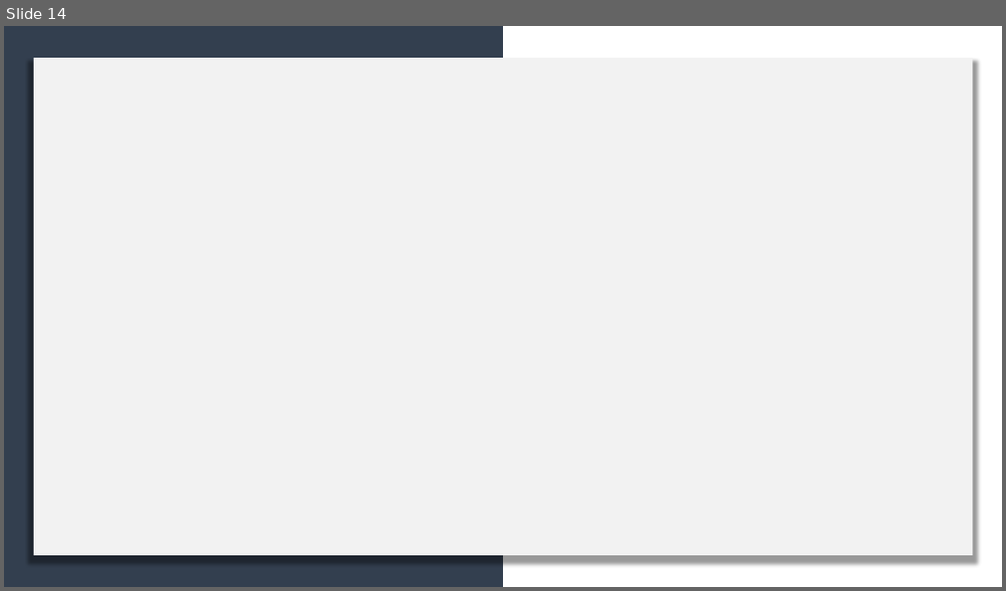
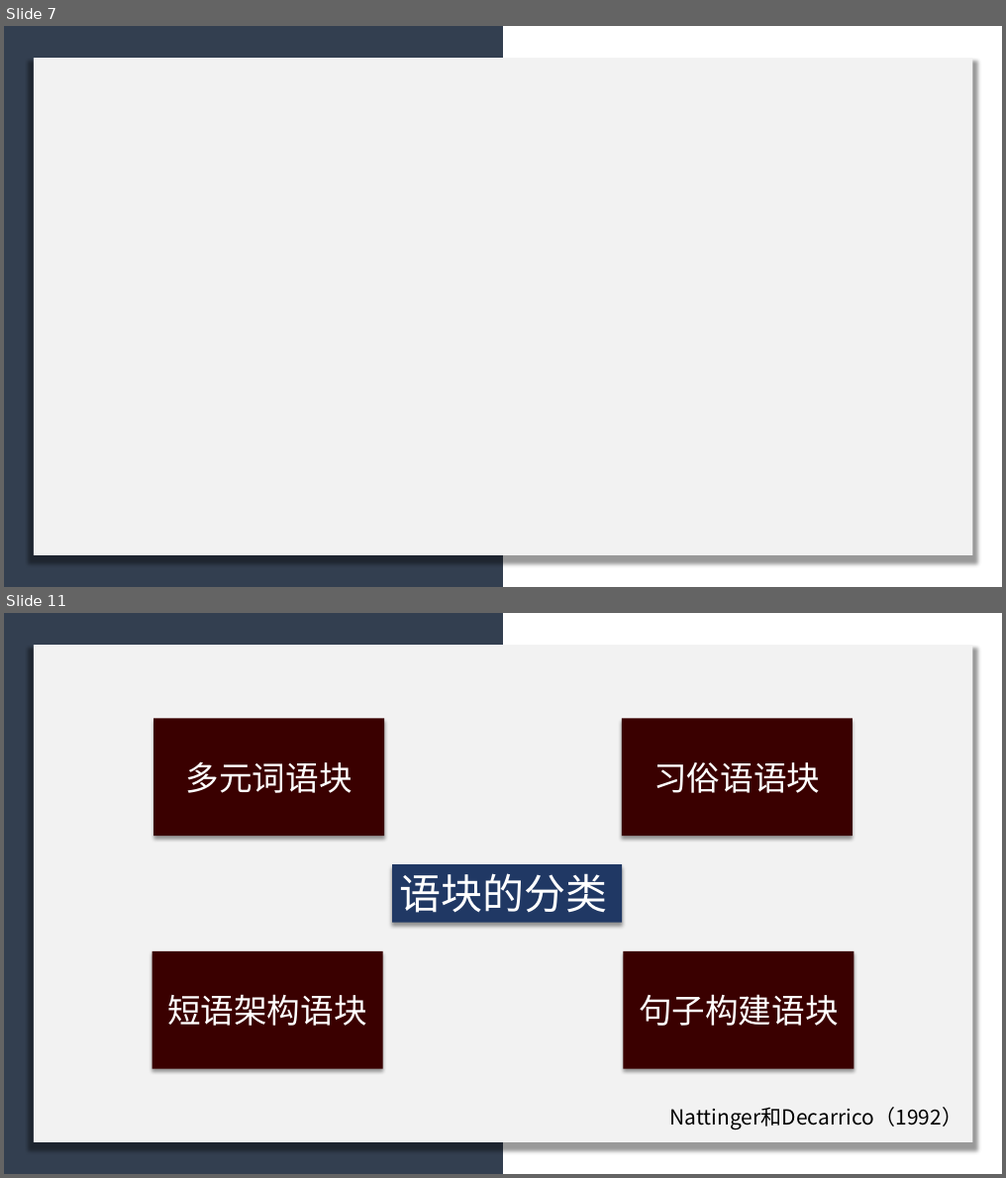
Before and after one commit to licheng0573/RosettaStone, a slide deck: 二组展示_10_24.pptx. Shown one above the other, each under a label of ours: slide 14 before the commit, slides 7 and 11 after it; the slides between them are not shown. The pictures are 1006x591 and 1006x1178 pixels, drawn with LibreOffice and Linux fonts; fonts in the diff are those of the drawing. Boxes give left, top, right and bottom in pixels: in the first picture for what was removed or moved away, otherwise in the second. Text is boxed around its words. In the diff, an @@ line names an element or a change of style, - is before the commit and + after.

```diff
--- a/二组展示_10_24.pptx
+++ b/二组展示_10_24.pptx
@@ slide 11 added at <box>4,613,1002,1174</box>, background #FFFFFF @@
@@ rectangle added at <box>4,613,503,1174</box>, fill #333F50 @@
@@ rectangle added at <box>33,646,973,1143</box>, fill #F2F2F2 @@
@@ rectangle added at <box>153,719,384,836</box>, fill #3A0000, 32 pt, text #FFFFFF @@
+多元词语块
@@ rectangle added at <box>622,719,852,836</box>, fill #3A0000, 32 pt, text #FFFFFF @@
+习俗语语块
@@ rectangle added at <box>392,864,623,922</box>, fill #203864, 40 pt, text #FFFFFF @@
+语块的分类
@@ rectangle added at <box>152,952,383,1069</box>, fill #3A0000, 32 pt, text #FFFFFF @@
+短语架构语块
@@ rectangle added at <box>623,952,853,1069</box>, fill #3A0000, 32 pt, text #FFFFFF @@
+句子构建语块
@@ text added at <box>670,1107,963,1130</box>, 20 pt, text #000000 @@
+Nattinger和Decarrico（1992）
@@ what was slide 14 is now slide 7 @@
```
Also in this commit, not shown: 10 slides changed, 9 other slides added, 8 slides removed, 2 other files.
